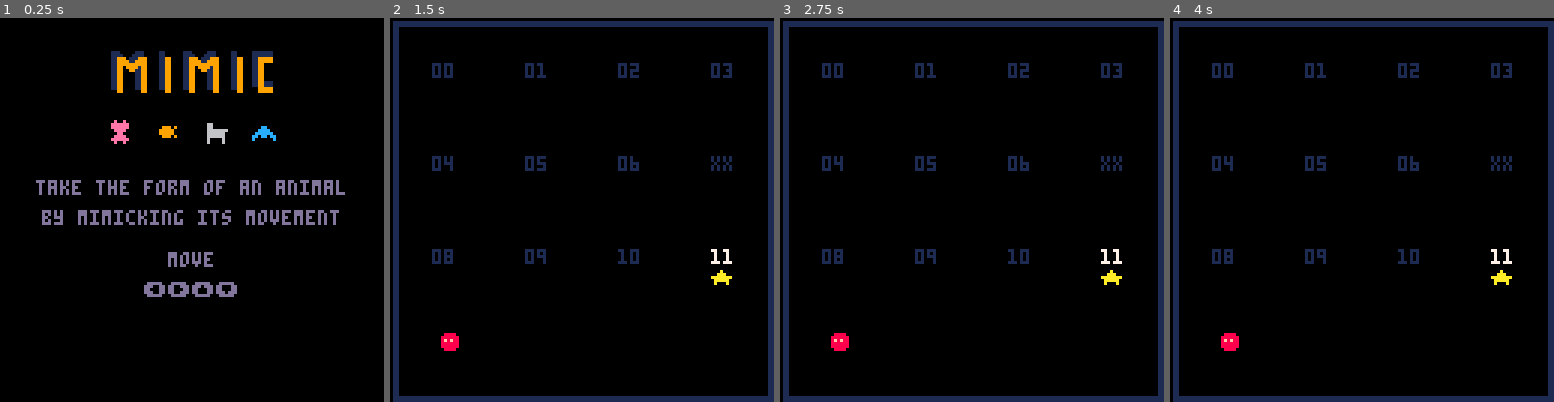
Above: before the commit, frames 1-4 (left to right).
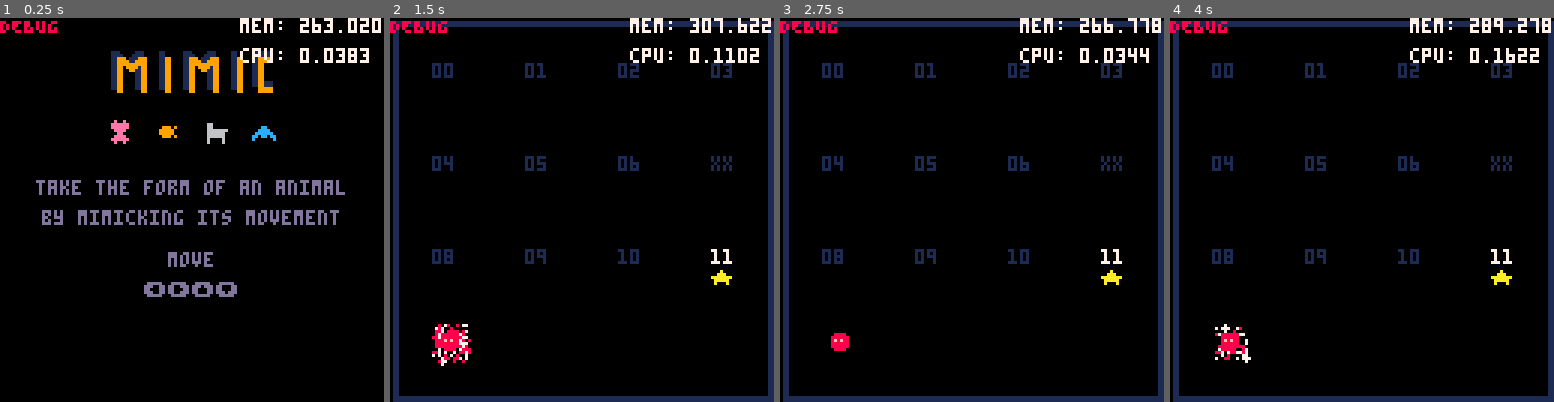
Above: after the commit, the same moments.

Repository: sourencho/mimic
Game: PICO-8 cartridge mimic.p8
Two runs of this game, one before a commit and one after it. Both use one fixed random seed, a clock stepped at 60 frames per second and the inputs below.
Inputs:
- Up to frame 1 (0.25 s): no input
- Up to frame 2 (1.5 s): tap O (Z key) at 0.33, 0.7, 1.43 s; tap X (X key) at 1.07 s
- Up to frame 3 (2.75 s): hold Left 1.97-2.37 s; tap X (X key) at 2.07, 2.4, 2.73 s; tap O (Z key) at 2.22 s; hold Down from 2.42 s (still down)
- Up to frame 4 (4 s): release Down at 2.82 s; hold Right 2.87-3.53 s; tap X (X key) at 3.07, 3.4, 3.73 s; tap O (Z key) at 3.1, 3.98 s; hold Up from 3.58 s (still down)

The runs differ from the first frame. In frame 1, 1.4% of the frame differs, in the area x 0-100%, y 0-12%; in frame 2, 1.8%, in the area x 0-100%, y 0-91%; in frame 3, 1.3%; in frame 4, 1.7%.

Commit message:
Fix bug with partciles

Diff:
--- a/mimic.p8
+++ b/mimic.p8
@@ -24,8 +24,8 @@
 
 level_size = 16
 
-debug_mode = false
-SHOW_STATS = false
+debug_mode = true
+SHOW_STATS = true
 debug = "DEBUG\n"
 
 -- spr numbers 2x2 matrix to support large sprites
@@ -435,6 +435,8 @@
 end
 
 function valid_move(x, y, a)
+    if (not in_bounds(x, y)) return false
+
     -- For all tile types, check if this tile is of that type and actor has ability to move
     if level_dynamic_tiles[x][y].spr != ground_spr then
         for t in all(dynamic_tiles) do
@@ -1500,11 +1502,11 @@
     player_input()
 
     if game.state == "splash" then
-        return
+        -- noop
     elseif game.state == "play" then
         update_play()
     elseif game.state == "won" then
-        return
+        update_particles()
     end
 end
 
@@ -1627,7 +1629,7 @@
 000000001001000010000000000000000000000000000000000000000ccccccccccccccccccccccc0cccccc00cccccc000000000000000000000000000000000
 000000000000000000000001000000000000000000000000000000000cccccc000000000000000000cccccc00cccccc000000000000000000000000000000000
 05151505051505750606060615151515000000000000000000000000000000002714141414142414141404141424141400000000000000000000000000000000
-0606261616160605053437373735373500000000000000000000000000000000060626061616f4e4f5e4f4f5f4f4f5e400000000000000000000000000000000
+0606261616160605053437373735373500000000000000000000000000000000060626061616f4f5f5e4e5f5f4f4f5e500000000000000000000000000000000
 05052414051515751614171415151515000000000000000000000000000000001414140714141414243436342714141400000000000000000000000000000000
 167784848784848484978484c435353500000000007000000000000000000014062626160606f4e5f4f4e5f4f4e4f4e400000000000000000000000000000000
 15151414142514751614260714151515000000000072000000005100000000001417140714141414344644373414141400000000000000000000000000000000
@@ -1637,9 +1639,9 @@
 17141427140514751616167484a41515000000000000000000000000000000001414141414143437353634053435341400000000000000007100000000000000
 26b7171436353505050535054736a73700000000000000000000000000000000161606060606f4f4e4f4e4e5e5f4e4e400000000000000000000000000000000
 0614141405050575161616a715151515000000000000000000000000000000001414241414143636343405051546371400000000000000000000000000000000
-1675071706260606150505053436753700000000000000000000000000000000060616060606f5f4e4f4f4f4f4f5e4e400000000000000000000b00000000000
+1675071706260606150505053436753700000000000000000000000000000000060616060606f5f4e4f4f4f4f4f5e5e500000000000000000000b00000000000
 06141405050505958484849615151515000000000000000000000000000000001714141414363534350515150535343500000000000000000000000000000000
-1675141406060606060605050534751600000000000000000000000000000000161606060606e5f4f4f4f5f5e5f5f4e400000000000000000000000000000000
+1675141406060606060605050534751600000000000000000000000000000000161606060606e5f4f4f4f5f5e5f5f5e500000000000000000000000000000000
 06051515151515752414147515151515000000000000000000000000000000001414141435351515251515151505153400000000000000000000000000000000
 16a7141417161616161606151515751600000000000000000000000000000000060606062606f4e5f4f4f4f4f5f5e4f500000000000000000000000000000000
 06071574848484d6141474c605150515000000000000000053000000000000001414141415151515151515151515151500000000000000000000720000000000
@@ -1647,15 +1649,15 @@
 061515a7060606151424751405171515000000000000000000000000000000001414151515151515152515151505151500000000000000000000000000000000
 167506141414140616141414140675060000000000000000000000000000000006071414140724141414141424f5e4f500000000000000000000000000000000
 061516b4060505050714752414141414000000000000000000000000005000001415151516161515151515161515151500000000000000000000000000000000
-06a70616171414240614141406167516000000000000000000000000000000000614071414171407241424141414e5e500000000000000000000000000000000
+06a70616171414240614141406167516000000000000000000000000000000000614071414171407241424141414f5f400000000000000000000000000000000
 06161616060505051515751514241406000000000000000000000000000000001524261414141616161616161616161600005100000000000000000000000000
 2675061617141424242425748484d626000000006100000000000000000000000607141414140714141414141414e4e400000000000000000000000000000000
 06161616060505051515751516060606000000000000000000000000000000000505160624140716161616162416161600000000000000000000000000000000
-06750506171714242425057516161605000000000000000000000000000000000614071414071414241414141414e5e500000000000000000000000000000000
+06750506171714242425057516161605000000000000000000000000000000000614071414071414241414141414f4e500000000000000000000000000000000
 06161616160505151515b41506060606000000000000000000000000000000000616161614141474848784a40714141614000000000000000000000000000000
-1675050626171414150574d616051535000000000000000000000000000000000614141414141714141414140714f5e400005000000000000000000000000000
+1675050626171414150574d616051535000000000000000000000000000000000614141414141714141414140714f5e500005000000000000000000000000000
 061616161616161515151515060604060000000000000000000000000000000016161616161714a7141714142426241600000000000000530000000000005000
-26b70605061614051526769425350437000000000000500000000000000000000614241414141414141417141414e4e400000000000000000000000000000000
+26b70605061614051526769425350437000000000000500000000000000000000614241414141414141417141414f5e400000000000000000000000000000000
 060606060606060615051515060606060000000000000000000000000000000084878484849784c6061616160606060600000000000000000000000000000000
 16750626160516161615157515373437000000000000000000000000000000000606060606060606060606060606e5e400000000000000000000000000000000
 00000000000000000000000000000000000000000000000000000000000000000000000000000000000000000000000000000000000000000000000000000000
@@ -1824,22 +1826,22 @@
 0000000000000000000004030604000000000000000000000000000202000000000000000000000000020201000000000000000000000000000200000000000008101060606060020202020202028080040424404040400202020202000080800101214040404002020202020202000810101040404040020202020224212108
 0808080808080808080808080808080802020202020000000800000000000000020202020000000000000000000000000202020200000000000000000000000000000000000000000000000000000000000000000000000000000000000000000000000000000000000000000000000000000000000000000000000000000000
 __map__
-60606060606060606060606060606060000000000000000000000000000000004141714161610b0b0b720b0b700b0b0b0000000000000000000000000000000060616162606060606060606060616060000000000000000000000000000000006057616061616060606061616060606100000000000000000000000000000000
-60616061606260616160616260606062000000000000000000000000000000000b710b616261610b0b0b70410b0b420b000000000000000000000000000000006060616060606060606162606260606000000000000000000000000000000000617b61610b720b400b0b720b0b60616100000000000000000000000000000000
-60606060616060616060626060606060000000000000000000000000000000000b0b6047487849610b0b0b41700b0b0b00000000000000000000000000000000484c6062606160616260606060606060000000000000000000000000000000006057600b0b0b0b700b0b0b0b0b42616100000000000000000000000000000000
-6060606260606060606060606160616000000000000000000000000000000000716062574070674960700b0b0b0b0b0b0000000000000000000000000000000051576060604060606060606051606060000000000000000000000000000000006157614171414141417141414141416000000000000000004100000000000000
-61606060616060606161626060606160000000000000000000000000000000000b0b6057410b71674c610b0b70710b0b0000000000000000000000000000000051677848484c6061474849606051606000000000000000000000000000000000626a484878484848794848487848484800000000000000000007000000000000
-60606060606060616060606060606060000000000000000000000000000000000b0b616a49700b0b57600b0b0b0b0b0b00000000000000000000000000000000505151515167484858707a5151516060000000000000000007000000000000005051515150606060515151515051505000000000000000000000000000000000
-6072414241704241417042416060406000050000000000000000000000000000420b0b6167490b70576071606060700b0000000000000000000000000000000050515151515151516a486c5151606060000000000000000000000000000000005150516060616060515051515160606100000000000000000000000000000000
-60606060604160606060606060616060000000000000000000000000000000000b700b0b6067784858606062606060600000000000000000000000000000000050515051515050515151515151616060002700000000000000000000000015005150606072515151515151516060606000000000050000000000000000000000
-61606061607142606160616060606060000000000000000000000000000000000b0b0b0b6060606067496160606260600000000000000000000000000000000051515150515151515150774a51606060000000000000000000000000000000005161604241605151505151505160606100000000000000000000000000000000
-60606260616041704260606062606060000000000000000000000000000000000b710b0b616060616067484848794961000000000000000000000000000700000b420b0b425151505151575150606060000005000000000000000000000000006061414170616060615150515150506000000000000000000000270000000000
-6260606060606060704160606061606000000000000000000000000015000000710b0b700b0b0b0b6060616160606a480000000000000000000000000000000051510b0b0b41715147796c516061606100000000000000000000000000000000600b710b41410b61605160605151506000000000000000000000000000000000
-60606060606062606270606060606260000000000000000000000000000000000b0b0b710b0b420b0b0b4260606061600000000000000000000000000000150050517748784848486c51515151506060000000000000000000000000000000006170606060607241606060616060616100000000000000000000000000000000
-48784849606060606042606062606060000000000000000000000000000000000b0b0b0b700b0b0b0b0b0b6060606060000000000000000000000000000000006050576050505051515151505051606000000000000000000000000000000000610b606160606061606051606060506000000000001500000000000000000000
-6060606a484960606041606060606060000000000000000000000000000000000b420b0b710b0b0b420b0b616262616000000000000000000000000000000000606157606050700b515051515160606000000000000000000000000000000000600b606060616161515151515150505000000000000000000000000000000000
-60616160616749606060606060606160000000000000000000000000000000000b0b0b700b710b0b0b0b0b60616160610000050000000000000000000000000048486d60616050606051515060606061000000000000000000000000000000006042606060616060605150505150505000000000000000000000000000000000
-6260626060607a60606060626060606000000000000000000000000000000000700b0b0b0b700b0b0b0b710b716061610000000000000000000000000000000060606060606261606160606060606162000000000000000000000000000000006160606160606161615150505050505000000000000000000000000000000000
+6060606060606060606060606060606000000000000000000000000000000000414171416161414141724141704141410000000000000000000000000000000060616162606060606060606060616060000000000000000000000000000000006057616061616060606061616060606100000000000000000000000000000000
+606160616062606161606162606060620000000000000000000000000000000041714161626161414141704141414241000000000000000000000000000000006060616060606060606162606260606000000000000000000000000000000000617b616141724140414172414160616100000000000000000000000000000000
+60606060616060616060626060606060000000000000000000000000000000004141604748784961414141417041414100000000000000000000000000000000484c6062606160616260606060606060000000000000000000000000000000006057604141414170414141414142616100000000000000000000000000000000
+6060606260606060606060606160616000000000000000000000000000000000716062574070674960704141414141410000000000000000000000000000000051576060604060606060606051606060000000000000000000000000000000006157614171414141417141414141416000000000000000004100000000000000
+616060606160606061616260606061600000000000000000000000000000000041416057414171674c614141707141410000000000000000000000000000000051677848484c6061474849606051606000000000000000000000000000000000626a484878484848794848487848484800000000000000000007000000000000
+60606060606060616060606060606060000000000000000000000000000000004141616a49414141576041414141414100000000000000000000000000000000505151515167484858707a5151516060000000000000000007000000000000005051515150606060515151515051505000000000000000000000000000000000
+6072414241704241417042416060406000050000000000000000000000000000424141616749417057607160606070410000000000000000000000000000000050515151515151516a486c5151606060000000000000000000000000000000005150516060616060515051515160606100000000000000000000000000000000
+6060606060416060606060606061606000000000000000000000000000000000417041416067784858606062606060600000000000000000000000000000000050515051515050515151515151616060002700000000000000000000000015005150606072515151515151516060606000000000050000000000000000000000
+6160606160714260616061606060606000000000000000000000000000000000414141416060606067496160606260600000000000000000000000000000000051515150515151515150774a51606060000000000000000000000000000000005161604241605151505151505160606100000000000000000000000000000000
+6060626061604170426060606260606000000000000000000000000000000000417141416160606160674848487949610000000000000000000000000007000041424141425151505151575150606060000005000000000000000000000000006061414170616060615150515150506000000000000000000000270000000000
+626060606060606070416060606160600000000000000000000000001500000071414170414141416060616160606a4800000000000000000000000000000000515141414141715147796c5160616061000000000000000000000000000000006041714141414161605160605151506000000000000000000000000000000000
+6060606060606260627060606060626000000000000000000000000000000000414141714141424141414260606061600000000000000000000000000000150050517748784848486c51515151506060000000000000000000000000000000006142606060607241606060616060616100000000000000000000000000000000
+4878484960606060604260606260606000000000000000000000000000000000414141417041414141414160606060600000000000000000000000000000000060505760505050515151515050516060000000000000000000000000000000006141606160606061606051606060506000000000001500000000000000000000
+6060606a48496060604160606060606000000000000000000000000000000000414241417141414142414161626261600000000000000000000000000000000060615760605070415150515151606060000000000000000000000000000000006041606060616161515151515150505000000000000000000000000000000000
+6061616061674960606060606060616000000000000000000000000000000000414141704171414141414160616160610000050000000000000000000000000048486d60616050606051515060606061000000000000000000000000000000006042606060616060605150505150505000000000000000000000000000000000
+6260626060607a60606060626060606000000000000000000000000000000000704141414170414141417141716061610000000000000000000000000000000060606060606261606160606060606162000000000000000000000000000000006160606160606161615150505050505000000000000000000000000000000000
 4141414141414141414141414141414100000000000000000000000000000000606060606060606060606060606060600000000000000000000000000000000061606261606060606160506160616060000000000000000000000000000000006061616060616161615050505751505000000000000000000000000000000000
 4141414143414143416341414141414100000000000000000000000000000000606060606060606060606060606160610000000000150000000000000000000060616060606060616162615050626060000000000000000000000000000000006060606060616060605050476c51515100000000000000000000000000000000
 4143434143436343435343414143414100000000000000000000000000000000616161606161616161616061474878480000000000000000000000000000000060626260616161626060616050506060000000000000000000000000000000006060606060615b484848486d5151505000000000000000000000000000000000
